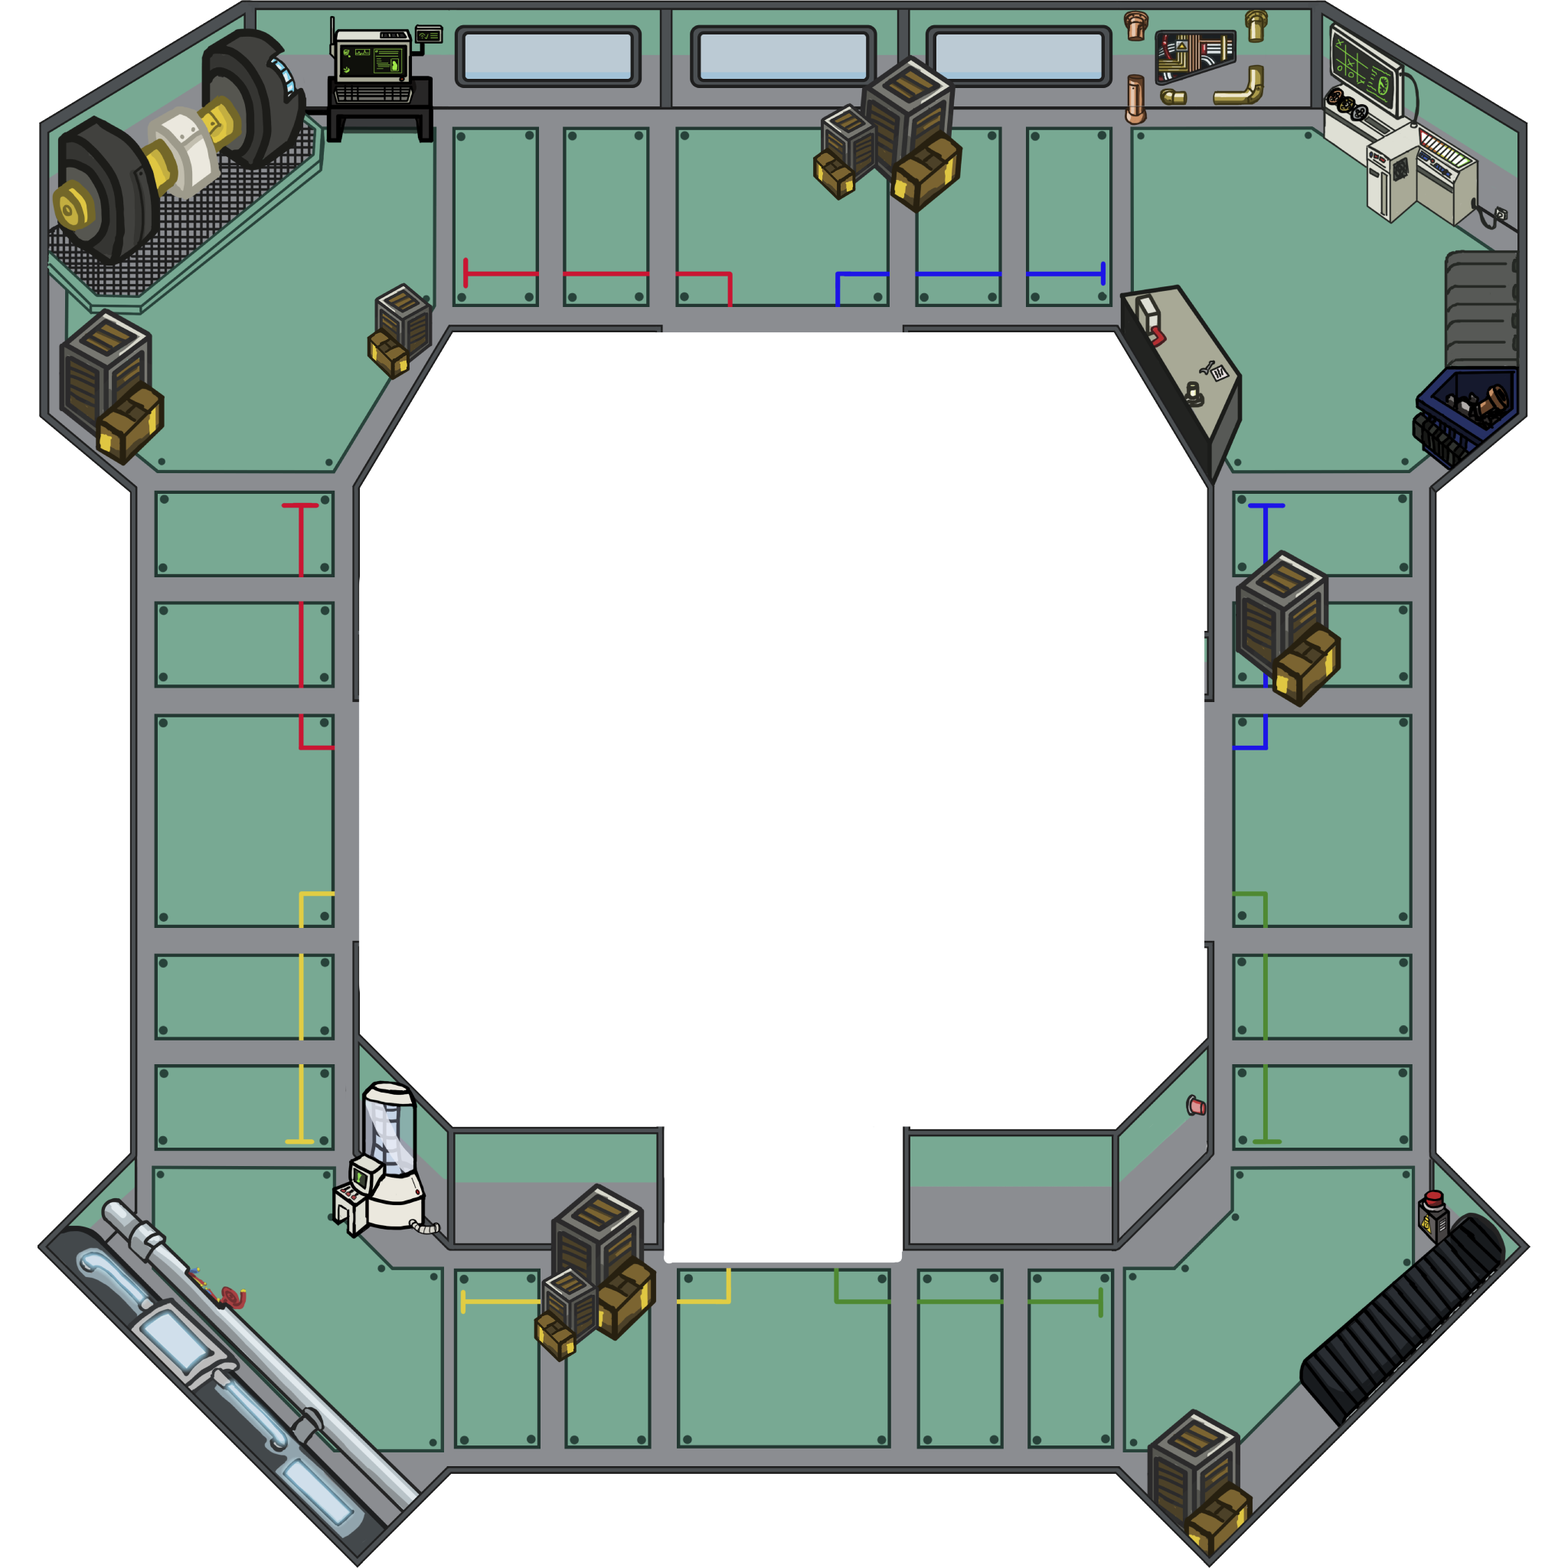
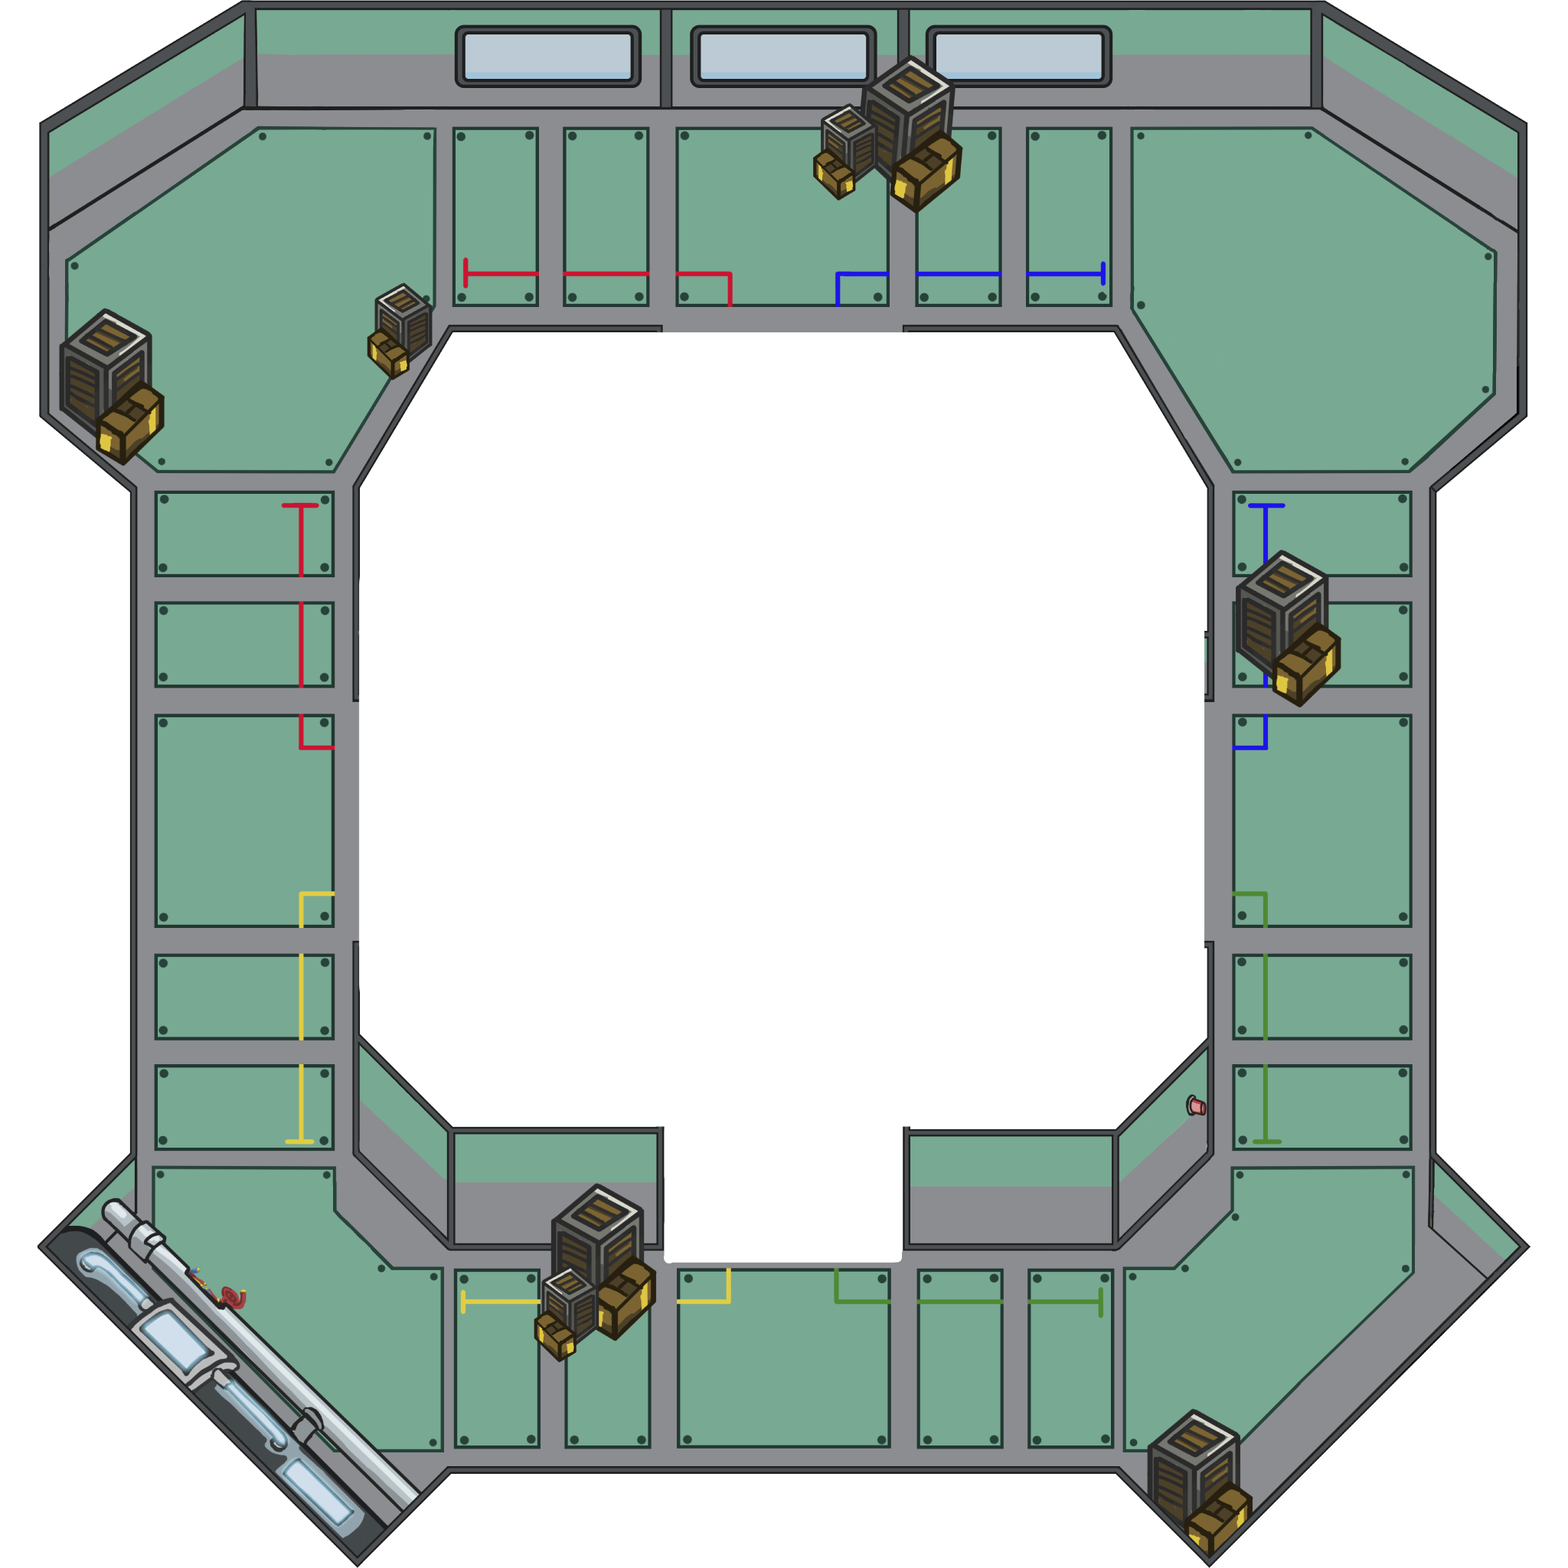
The second w=1568, h=1568 image is a revision of the first. Changes to its layers:
painted on "T_MapDoorMask" over 46, 7, 1520, 1515